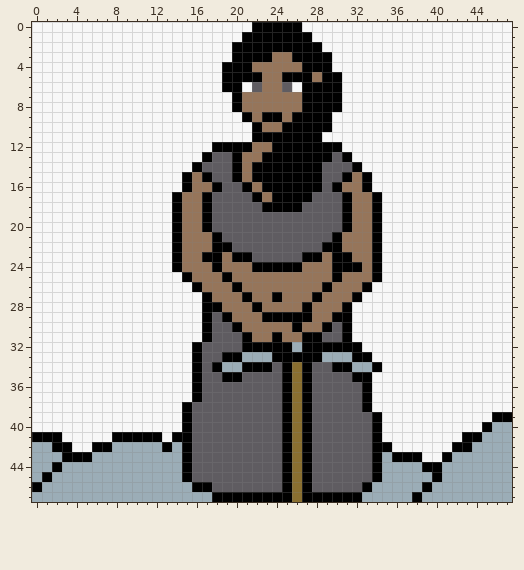
Pixel-art sprite, stored at Sprites/characters/miner_female_portrait.png. The picture above is the old version.
The file is 48x48 pixels. Colours within 5 levels of each other are drawn and written as one.
The same view after the edit:
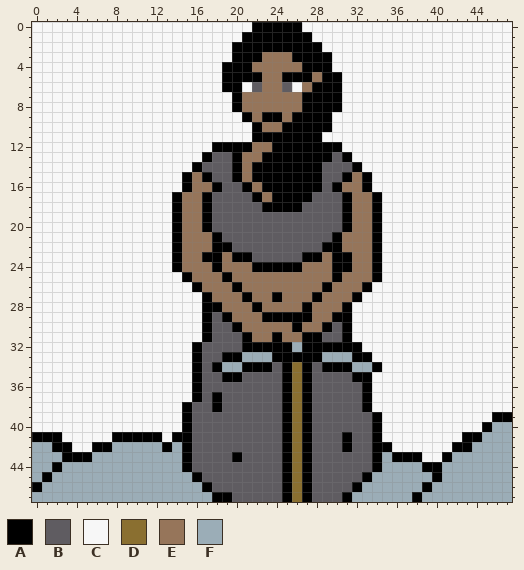
Palette (. is transparent): A #000000  B #5f5c61  C #f7f7f7  D #8a6f30  E #96755a  F #9badb7
Edits made:
Changed rows in their new state; - is an unchanged pixel.
first column x 23:
 3 E----
 6 ----E
first column x 32:
24 E
first column x 15:
34 --------------A-----
37 ---A----------------
38 ---A----------------
41 ----------------A---
42 ----------------A---
43 -----A--------------
45 FA----------------AF
46 -F---------------AF-
47 -----BBBBB---BBB-F--
